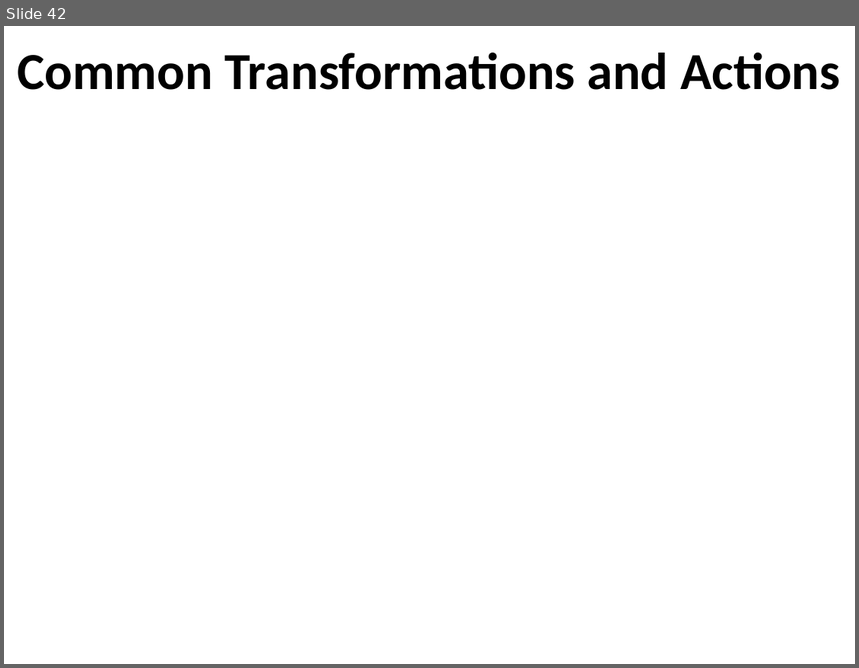
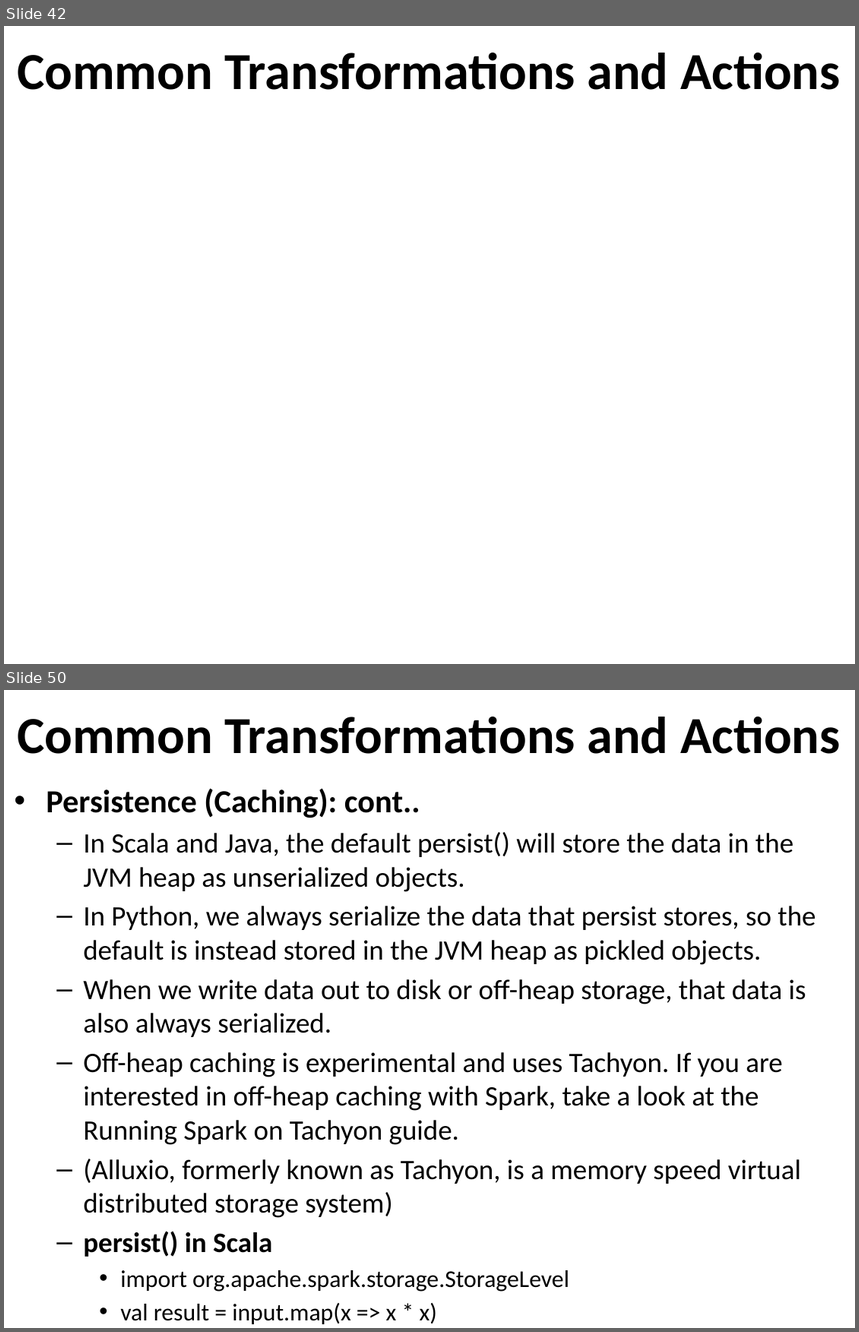
Before and after one commit to email2dorababu/SCALA_Reading, a slide deck: Spark_PPT/Spark_Learning_Spark_part2.pptx. Shown one above the other, each under a label of ours: slide 42 before the commit, slides 42 and 50 after it; the slides between them are not shown. The pictures are 859x668 and 859x1332 pixels, drawn with LibreOffice and Linux fonts; fonts in the diff are those of the drawing; background and template pictures are left out. Boxes give left, top, right and bottom in pixels: in the first picture for what was removed or moved away, otherwise in the second. Text is boxed around its words. In the diff, an @@ line names an element or a change of style, - is before the commit and + after.

```diff
--- a/Spark_PPT/Spark_Learning_Spark_part2.pptx
+++ b/Spark_PPT/Spark_Learning_Spark_part2.pptx
@@ slide 50 added at (x1=4, y1=690, x2=855, y2=1328), background #FFFFFF @@
@@ title added at (x1=17, y1=717, x2=841, y2=754), 44 pt, text #000000, bold @@
+Common Transformations and Actions
@@ text added at (x1=46, y1=788, x2=816, y2=1325), 23.8 pt, text #000000 @@
+• Persistence (Caching): cont..
+  – In Scala and Java, the default persist() will store the data in the JVM heap as unserialized objects.
+  – In Python, we always serialize the data that persist stores, so the default is instead stored in the JVM heap as pickled objects.
+  – When we write data out to disk or off-heap storage, that data is also always serialized.
+  – Off-heap caching is experimental and uses Tachyon. If you are interested in off-heap caching with Spark, take a look at the Running Spark on Tachyon guide.
+  – (Alluxio, formerly known as Tachyon, is a memory speed virtual distributed storage system)
+  – persist() in Scala
+    • import org.apache.spark.storage.StorageLevel
+    • val result = input.map(x => x * x)
+    • result.persist(StorageLevel.DISK_ONLY)
+    • println(result.count())
+    • println(result.collect().mkString(","))
```
Also in this commit, not shown: 1 slide changed, 7 other slides added, 1 other file.
